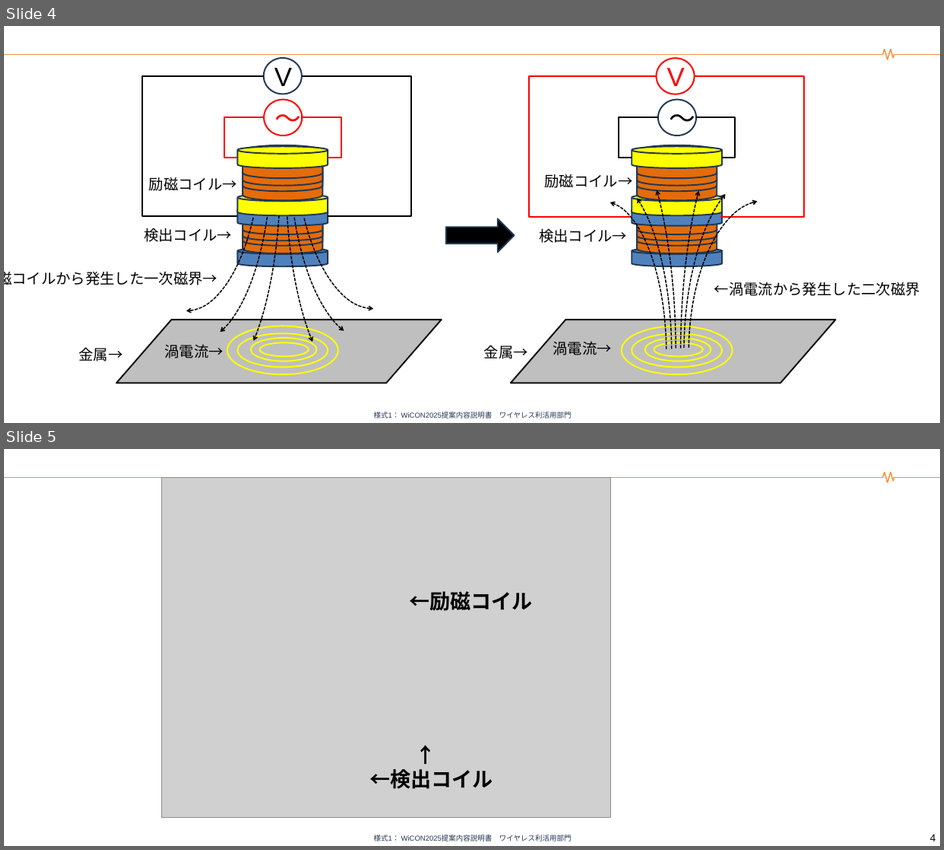
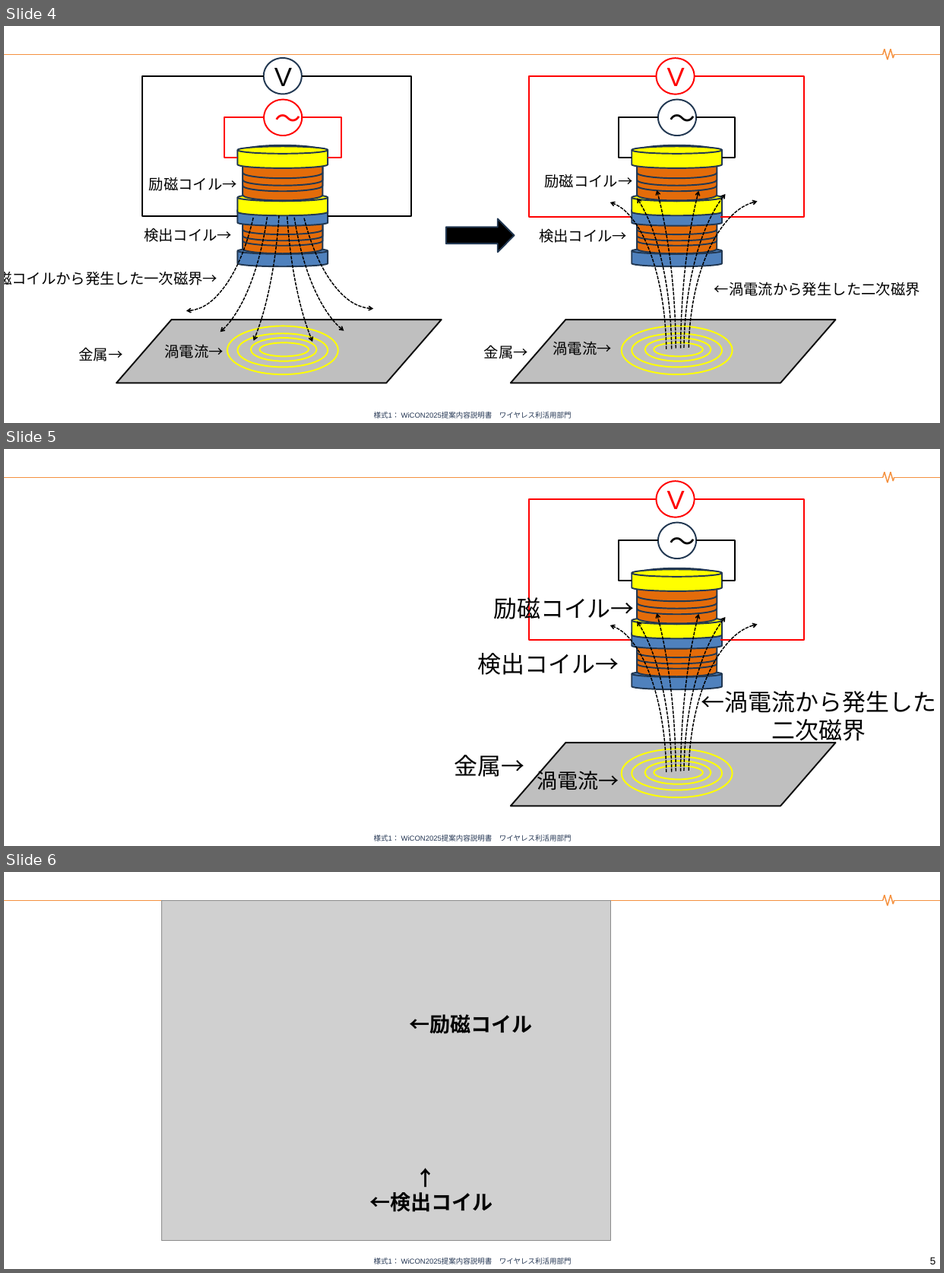
Before and after one commit to KokiNoshita/sotsuken, a slide deck: システム構成図.pptx. Shown one above the other, each under a label of ours: slides 4 and 5 before the commit, slides 4, 5 and 6 after it. The pictures are 944x850 and 944x1273 pixels, drawn with LibreOffice and Linux fonts; fonts in the diff are those of the drawing; grey boxes stand for pictures; background and template pictures are left out. Boxes give left, top, right and bottom in pixels: in the first picture for what was removed or moved away, otherwise in the second. Text is boxed around its words. In the diff, an @@ line names an element or a change of style, - is before the commit and + after.

```diff
--- a/システム構成図.pptx
+++ b/システム構成図.pptx
@@ slide 5 added at box(4, 449, 940, 846), background #FFFFFF; not listed: 8 template elements that a slide beside it also shows @@
@@ ellipse added at box(657, 481, 695, 517), outline #FF0000 2 pt, 36 pt, text #FF0000 @@
+V
@@ elbow line added from (630, 639) to (657, 499), #FF0000 2 pt @@
@@ elbow line added from (695, 499) to (721, 639), #FF0000 2 pt @@
@@ arc (boxed as its full ellipse) added at box(523, 529, 676, 846), outline #000000 1.5 pt dashed @@
@@ ellipse added at box(658, 523, 696, 558), outline #233953 2 pt, 36 pt, text #000000 @@
+～
@@ arc (boxed as its full ellipse) added at box(680, 524, 833, 846), outline #000000 1.5 pt dashed @@
@@ elbow line added from (632, 580) to (658, 540), #000000 2 pt @@
@@ elbow line added from (722, 580) to (696, 540), #000000 2 pt @@
@@ group added at box(632, 568, 722, 638): 7 cylinders @@
@@ text added at box(493, 593, 634, 624), 32 pt, text #000000 @@
+励磁コイル→
@@ arc (boxed as its full ellipse) added at box(534, 597, 672, 846), outline #000000 1.5 pt dashed @@
@@ arc (boxed as its full ellipse) added at box(683, 597, 836, 846), outline #000000 1.5 pt dashed @@
@@ arc (boxed as its full ellipse) added at box(538, 624, 667, 846), outline #000000 1.5 pt dashed @@
@@ group added at box(632, 628, 722, 689): 7 cylinders @@
@@ arc (boxed as its full ellipse) added at box(689, 623, 842, 846), outline #000000 1.5 pt dashed @@
@@ text added at box(477, 653, 618, 675), 32 pt, text #000000 @@
+検出コイル→
@@ text added at box(702, 687, 937, 745), 32 pt, text #000000 @@
+←渦電流から発生した
+二次磁界
@@ parallelogram added at box(511, 742, 835, 805), fill #BFBFBF, outline #0D0D0D 2 pt @@
@@ text added at box(455, 755, 525, 777), 32 pt, text #000000 @@
+金属→
@@ text added at box(537, 767, 619, 789), 28 pt, text #000000 @@
+渦電流→
@@ ellipse added at box(622, 748, 733, 797), outline #FFFF00 2 pt @@
@@ ellipse added at box(632, 756, 722, 789), outline #FFFF00 2 pt @@
@@ ellipse added at box(645, 761, 711, 783), outline #FFFF00 2 pt @@
@@ ellipse added at box(654, 765, 703, 779), outline #FFFF00 2 pt @@
@@ what was slide 5 is now slide 6 @@
@@ page number at box(930, 1257, 937, 1264): text changed @@
-4
+5
```
Also in this commit, not shown: 5 other files.
